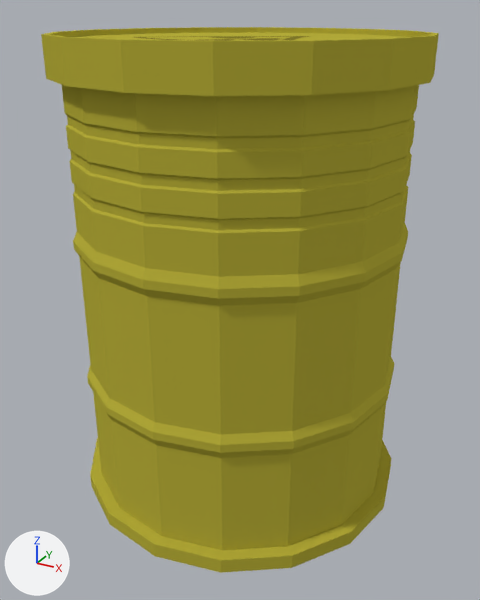
Before and after pictures for a commit that changed the Blender file models/barrel.blend.
Before and after are seen from a camera (50 mm lens) standing at (2.47, -4.5, 2.1) and looking at (0.03, -0.08, -0.11). Every picture has the same lights, and +X, +Y and +Z are marked at lower left.
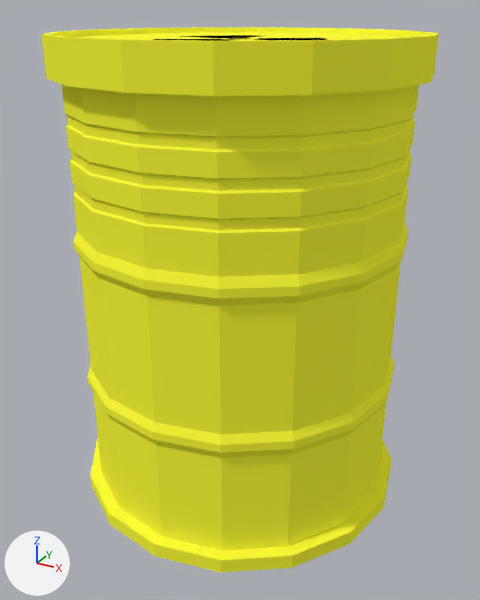
Changed parts and their boxes [x1, y1, x2, y2] in the pictures (480 x 600 px):
```json
{"object": "Cylinder", "change": "surface changed", "before": [41, 27, 439, 573], "after": [41, 27, 439, 573]}
```

The change, as JSON lines over the scene's bpy script:
```json
{"op": "add", "block": "img_barrel_png", "code": ["img_barrel_png = load_image('Barrel.png', '../textures/Barrel.png', 1024, 1024, 'sRGB')"]}
{"op": "set", "path": "mat_material_001.texture", "old": "img_barrel", "new": "img_barrel_png"}
```
